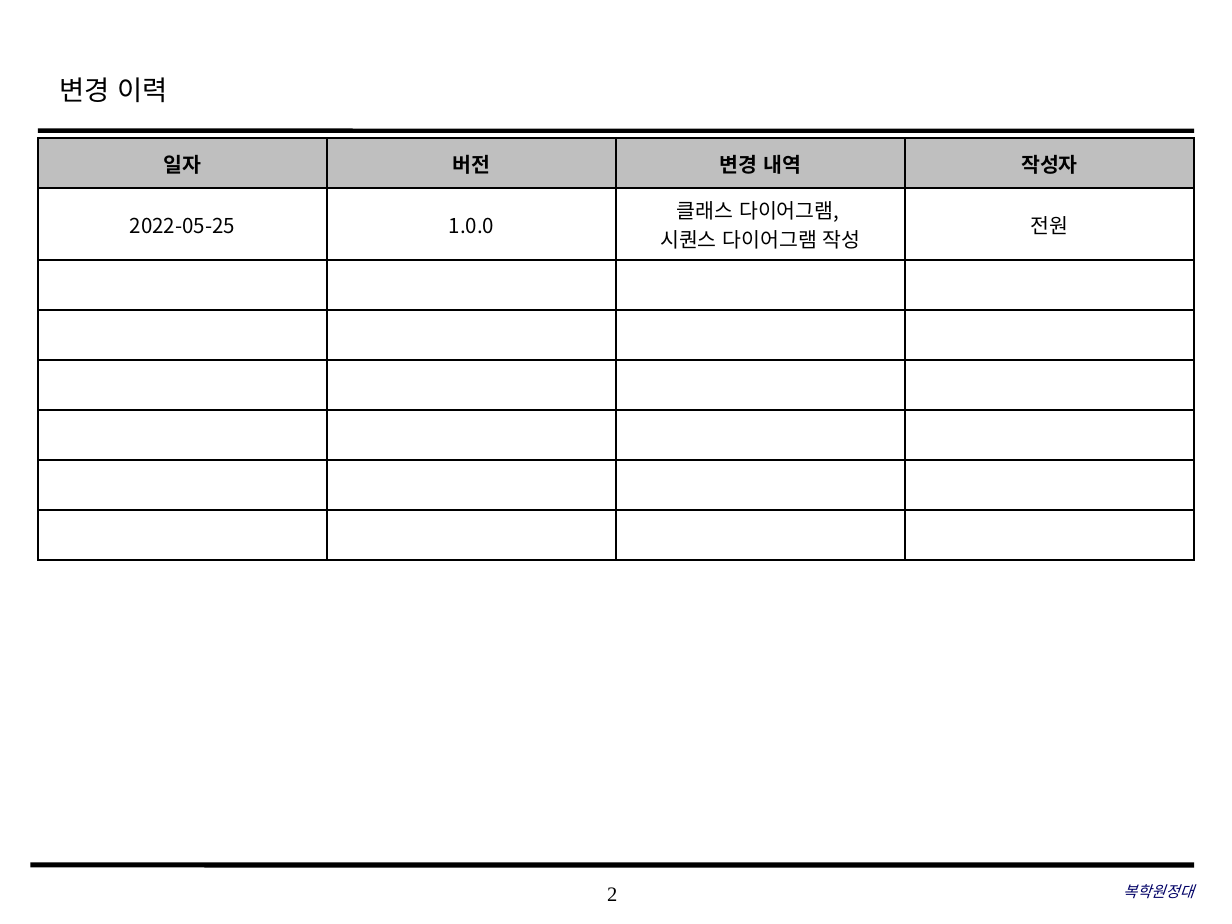
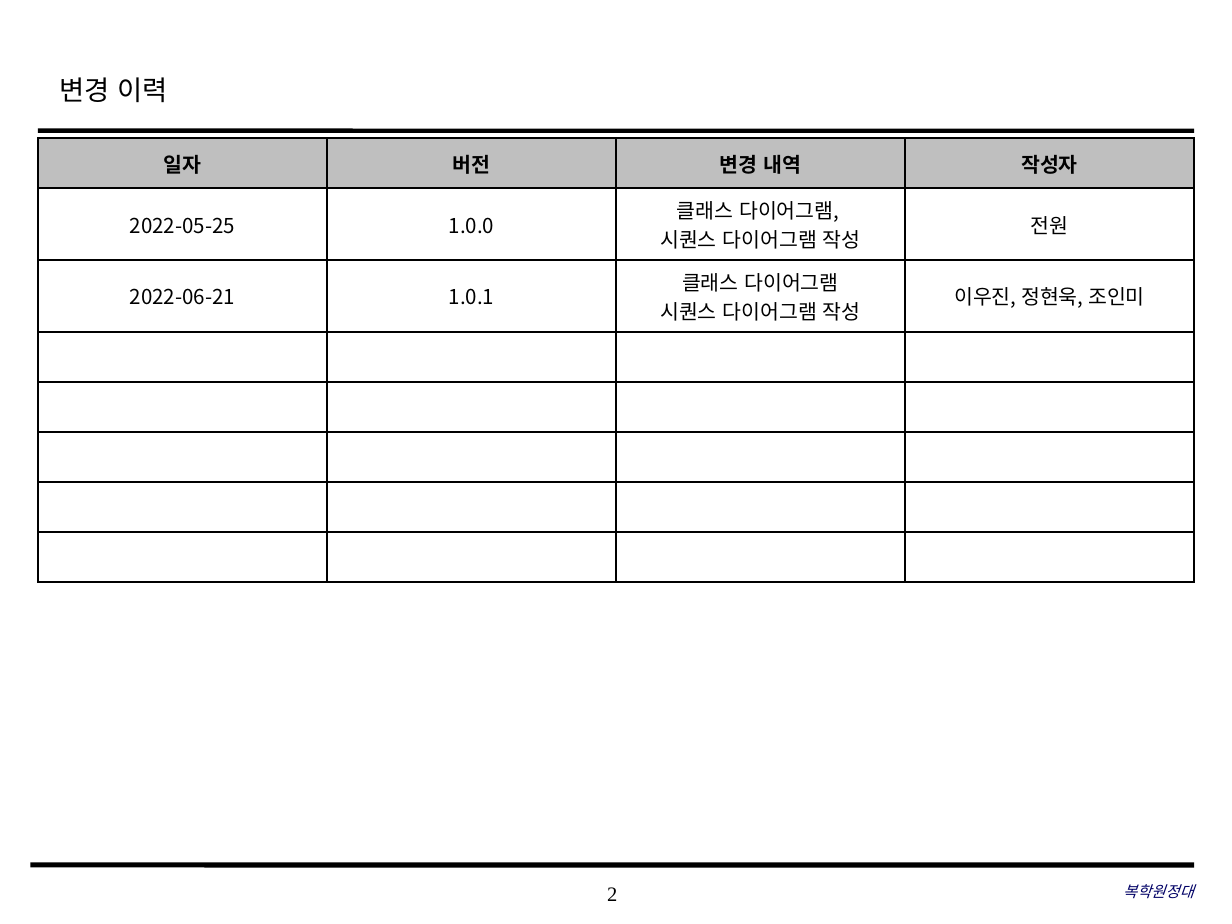
Before and after one commit to ParkSaeHyun/SoftwareEngineering, a slide deck: slide 2 of design/클래스다이어그램.pptx. Drawn at 1232x924 pixels with LibreOffice and Linux fonts; fonts in the diff are those of the drawing; background and template pictures are left out. Boxes give left, top, right and bottom in pixels: in the first picture for what was removed or moved away, otherwise in the second. Text is boxed around its words. In the diff, an @@ line names an element or a change of style, - is before the commit and + after.

Commit message:
요구사항명세서105수정 클래스다이어그램ppt 수정

```diff
--- a/design/클래스다이어그램.pptx
+++ b/design/클래스다이어그램.pptx
@@ table at [38, 138, 1196, 561] @@
+row 3: 2022-06-21 | 1.0.1 | 클래스 다이어그램 / 시퀀스 다이어그램 작성 | 이우진, 정현욱, 조인미
-row 8:  |  |  | 
```
Also in this commit, not shown: 20 other slides changed, 1 slide added, 1 other file.
